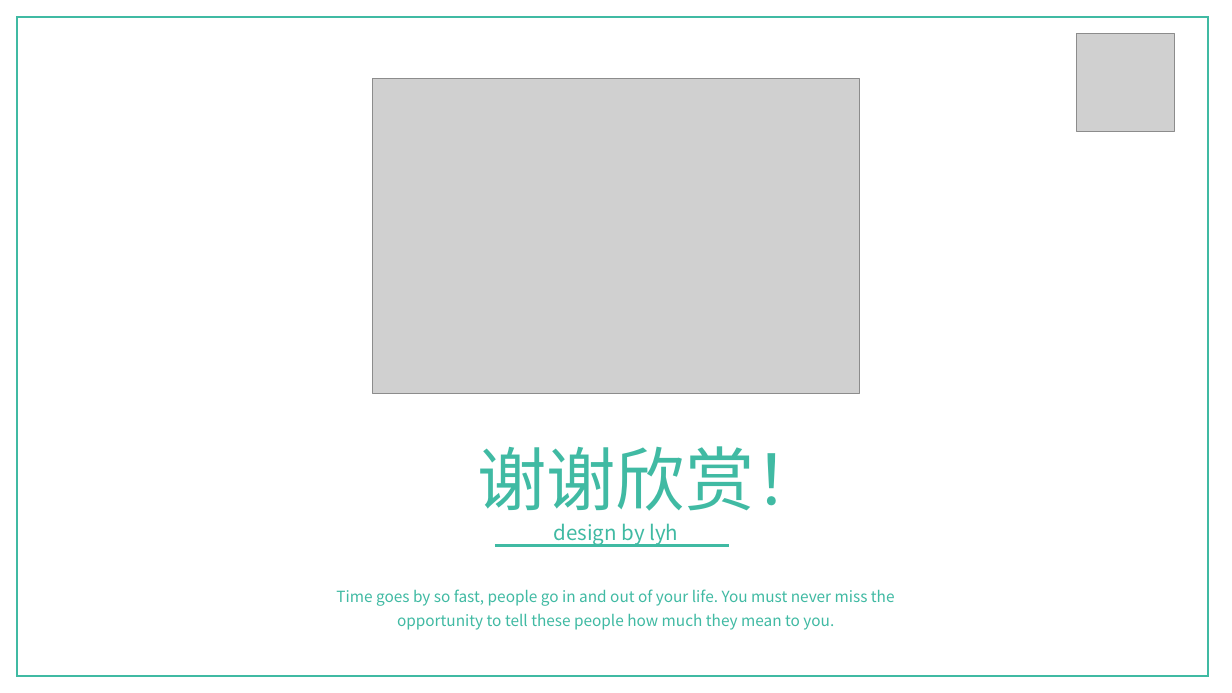
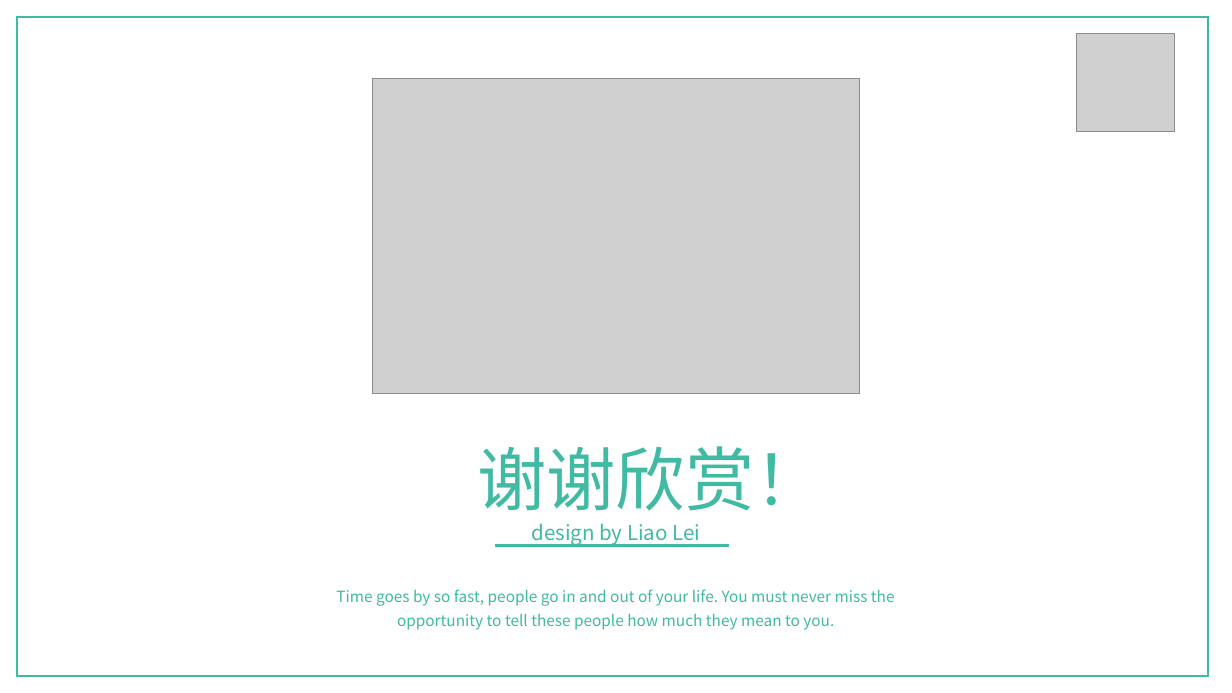
Before and after one commit to sysu-itl/FinalProject, a slide deck: slide 22 of document/小组展示.pptx (slide 21 before the commit). Drawn at 1232x693 pixels with LibreOffice and Linux fonts; fonts in the diff are those of the drawing; grey boxes stand for pictures; background and template pictures are left out. Boxes give left, top, right and bottom in pixels: in the first picture for what was removed or moved away, otherwise in the second. Text is boxed around its words. In the diff, an @@ line names an element or a change of style, - is before the commit and + after.

```diff
--- a/document/小组展示.pptx
+++ b/document/小组展示.pptx
@@ text at box(532, 523, 700, 545): text changed @@
-design by lyh
+design by Liao Lei
```
Also in this commit, not shown: 2 other slides changed, 2 slides added, 1 slide removed.
